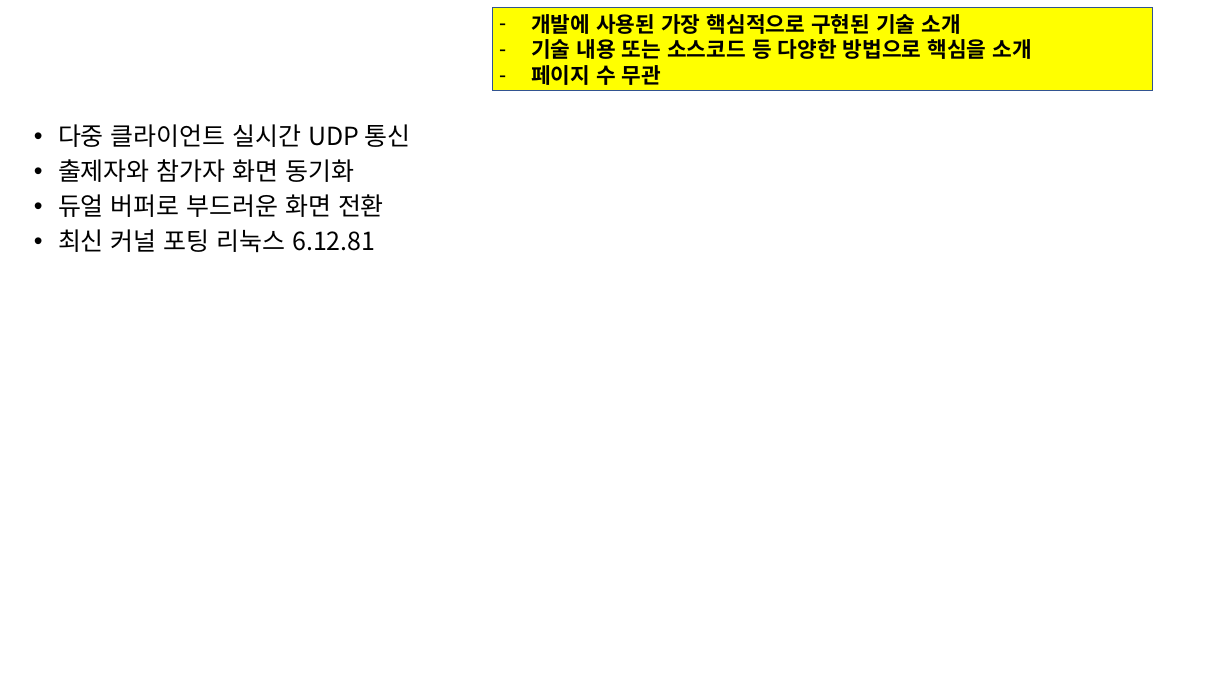
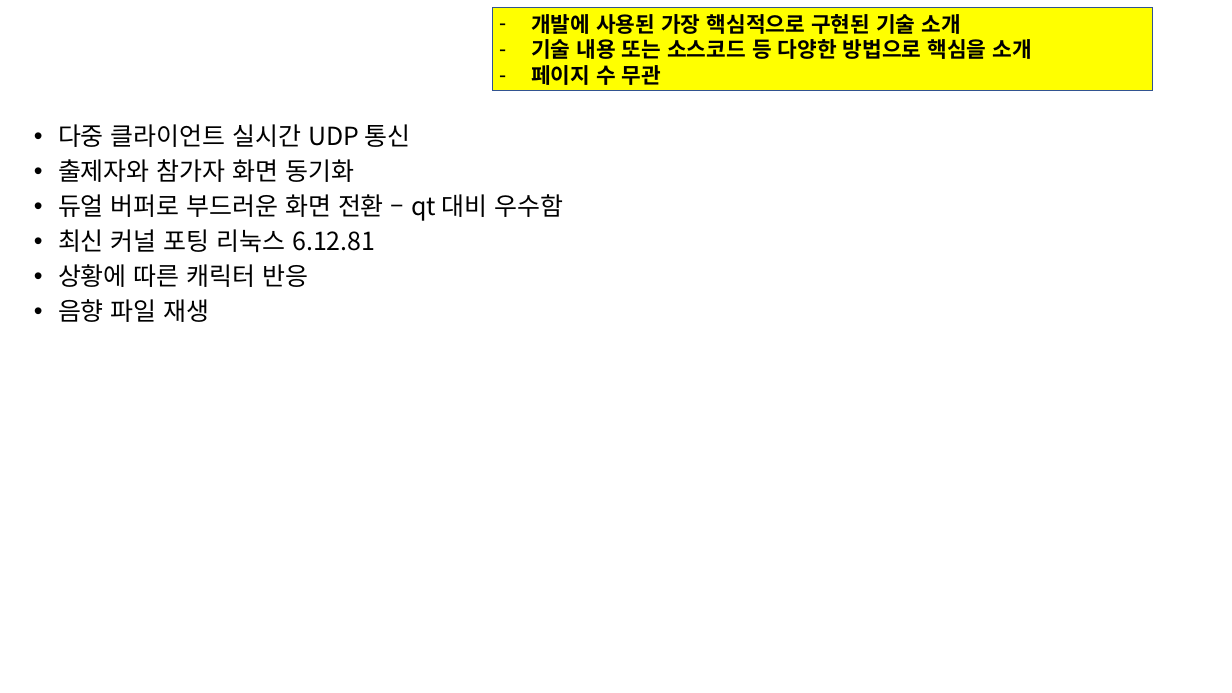
Before and after one commit to jewon1230-wq/For_transfer_files_jw, a slide deck: slide 8 of LG_부트캠프_12기_C반_프로젝트일정_및_최종제출결과물_3팀/LG_부트캠프_12기_C반_최종결과물(3팀)/결과보고서/4.LG_부트캠프_12기_C반_결과보고서(3팀)_v1.pptx. Drawn at 1232x693 pixels with LibreOffice and Linux fonts; fonts in the diff are those of the drawing; background and template pictures are left out. Boxes give left, top, right and bottom in pixels: in the first picture for what was removed or moved away, otherwise in the second. Text is boxed around its words. In the diff, an @@ line names an element or a change of style, - is before the commit and + after.

```diff
--- a/LG_부트캠프_12기_C반_프로젝트일정_및_최종제출결과물_3팀/LG_부트캠프_12기_C반_최종결과물(3팀)/결과보고서/4.LG_부트캠프_12기_C반_결과보고서(3팀)_v1.pptx
+++ b/LG_부트캠프_12기_C반_프로젝트일정_및_최종제출결과물_3팀/LG_부트캠프_12기_C반_최종결과물(3팀)/결과보고서/4.LG_부트캠프_12기_C반_결과보고서(3팀)_v1.pptx
@@ text at box(58, 194, 564, 221): text changed @@
-• 듀얼 버퍼로 부드러운 화면 전환
+• 듀얼 버퍼로 부드러운 화면 전환 – qt 대비 우수함
@@ text at box(58, 264, 308, 322): paragraphs added @@
+• 상황에 따른 캐릭터 반응
+• 음향 파일 재생
```
Also in this commit, not shown: 2 other files.
